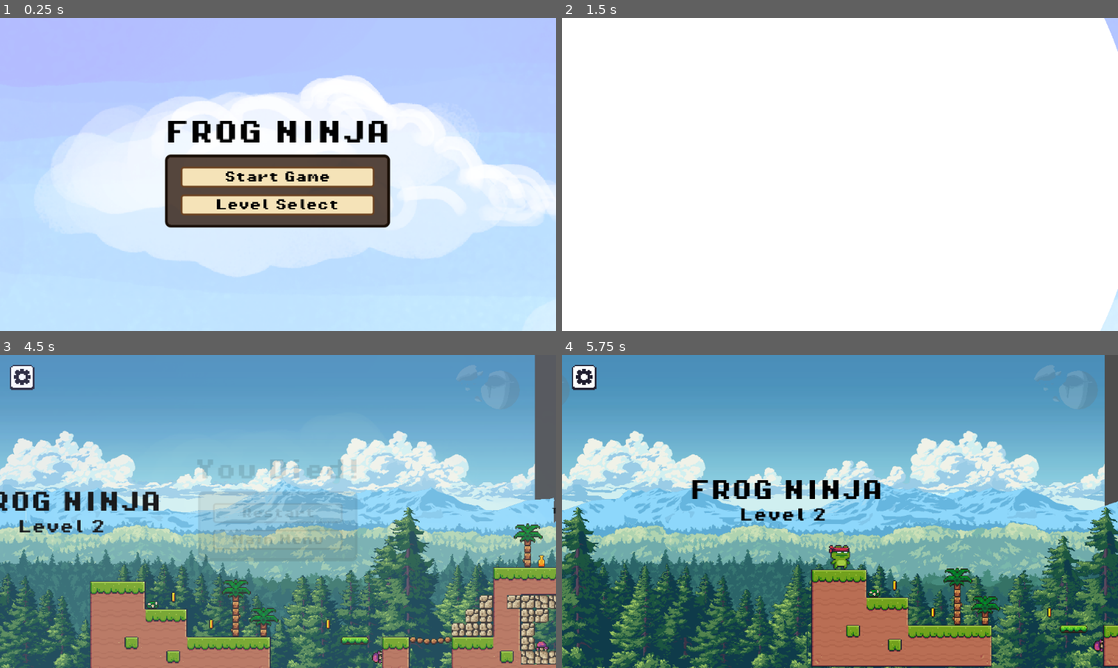
Above: before the commit, frames 1-4 (two rows, left to right).
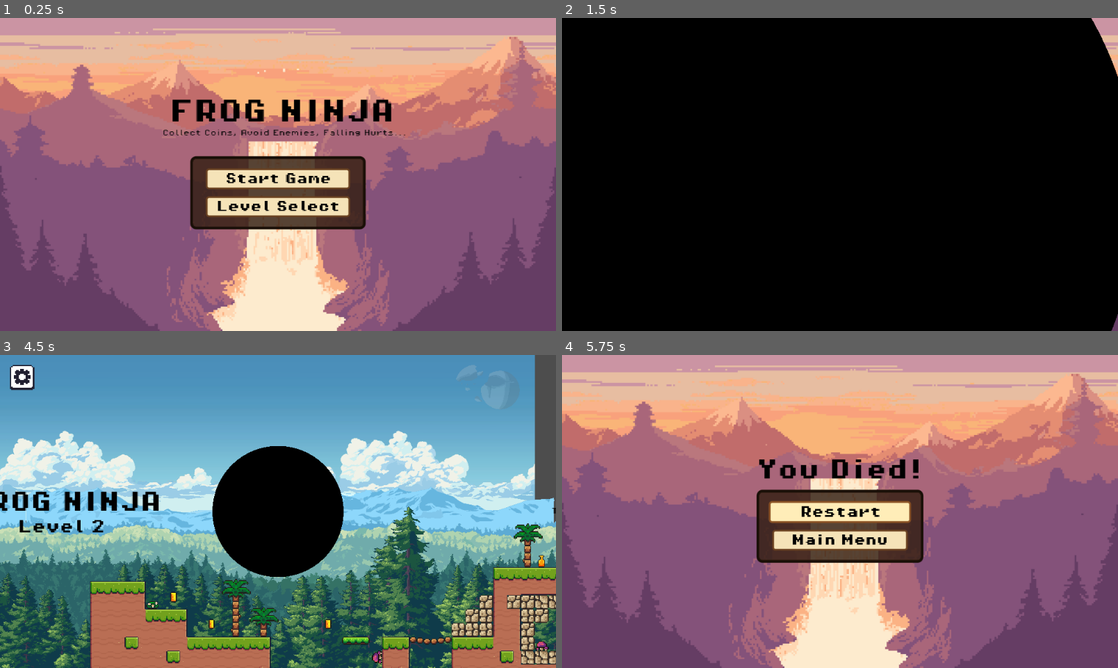
Above: after the commit, the same moments.

Repository: singhh-piyush/frog-ninja
Game: Godot game, scene res://scenes/MainMenu.tscn
Two runs of this game, one before a commit and one after it. Both use one fixed random seed, a clock stepped at 60 frames per second and the inputs below.
Inputs (mouse positions are in pixels of both pictures, inside the frame that each line leads up to; where the layout moved, square brackets give the same spot in the first picture):
- Up to frame 1 (0.25 s): no input
- Up to frame 2 (1.5 s): click "Level Select" at 0.5 s; click (778, 196) [778, 171] at 1.25 s
- Up to frame 3 (4.5 s): move the mouse to (400, 495) at 2.02 s; hold Right (move_right) 2.03-3.53 s; tap Space (jump) at 2.27, 3.02 s; move the mouse to (166, 527) at 2.77 s; move the mouse to (333, 442) at 3.52 s; hold Left (move_left) 3.53-4.28 s; move the mouse to (250, 574) at 4.27 s; hold Right (move_right) from 4.28 s (still down)
- Up to frame 4 (5.75 s): tap Space (jump) at 4.52 s; release Right (move_right) at 5 s; click "Restart" at 5 s

The runs differ from the first frame. In frame 1, 97% of the frame differs, in the area x 0-100%, y 0-100%; in frame 2, 100%; in frame 3, 14%; in frame 4, 100%.

Commit message:
animated background, centered text, updated scene animations

Diff:
--- a/scenes/DeathScreen.tscn
+++ b/scenes/DeathScreen.tscn
@@ -1,9 +1,10 @@
-[gd_scene load_steps=5 format=3 uid="uid://c2vcxm00jjxtg"]
+[gd_scene load_steps=6 format=3 uid="uid://c2vcxm00jjxtg"]
 
 [ext_resource type="Script" path="res://scripts/death_screen.gd" id="1_ds"]
 [ext_resource type="Script" path="res://scripts/hover_button.gd" id="2_hover"]
 [ext_resource type="Theme" path="res://ui/menu_theme.tres" id="3_theme"]
-[ext_resource type="Texture2D" uid="uid://y4wh27gnb1mn" path="res://assets/background0.png" id="4_bg"]
+[ext_resource type="Texture2D" uid="uid://ce0lft4a7ca8j" path="res://assets/menu_bg/frame_00.png" id="4_bg"]
+[ext_resource type="Script" uid="uid://b027q26qwwa31" path="res://scripts/animated_bg.gd" id="5_abg"]
 
 [node name="DeathScreen" type="CanvasLayer"]
 process_mode = 3
@@ -20,6 +21,7 @@
 anchor_bottom = 1.0
 texture = ExtResource("4_bg")
 stretch_mode = 6
+script = ExtResource("5_abg")
 
 [node name="Center" type="CenterContainer" parent="Root"]
 anchor_right = 1.0
@@ -35,6 +37,7 @@
 theme_override_font_sizes/font_size = 24
 text = "You Died!"
 horizontal_alignment = 1
+size_flags_horizontal = 4
 
 [node name="Card" type="PanelContainer" parent="Root/Center/Layout"]
 layout_mode = 2
--- a/scenes/LevelComplete.tscn
+++ b/scenes/LevelComplete.tscn
@@ -1,9 +1,10 @@
-[gd_scene load_steps=5 format=3 uid="uid://dlvcmp1q0wn01"]
+[gd_scene load_steps=6 format=3 uid="uid://dlvcmp1q0wn01"]
 
 [ext_resource type="Script" path="res://scripts/level_complete.gd" id="1_lc"]
 [ext_resource type="Script" path="res://scripts/hover_button.gd" id="2_hover"]
 [ext_resource type="Theme" path="res://ui/menu_theme.tres" id="3_theme"]
-[ext_resource type="Texture2D" uid="uid://y4wh27gnb1mn" path="res://assets/background0.png" id="4_bg"]
+[ext_resource type="Texture2D" uid="uid://ce0lft4a7ca8j" path="res://assets/menu_bg/frame_00.png" id="4_bg"]
+[ext_resource type="Script" uid="uid://b027q26qwwa31" path="res://scripts/animated_bg.gd" id="5_abg"]
 
 [node name="LevelComplete" type="CanvasLayer"]
 process_mode = 3
@@ -20,6 +21,7 @@
 anchor_bottom = 1.0
 texture = ExtResource("4_bg")
 stretch_mode = 6
+script = ExtResource("5_abg")
 
 [node name="Center" type="CenterContainer" parent="Root"]
 anchor_right = 1.0
@@ -35,6 +37,7 @@
 theme_override_font_sizes/font_size = 18
 text = "Level Complete!"
 horizontal_alignment = 1
+size_flags_horizontal = 4
 
 [node name="CoinsLabel" type="Label" parent="Root/Center/Layout"]
 unique_name_in_owner = true
@@ -42,6 +45,7 @@
 theme_override_font_sizes/font_size = 13
 text = "Coins collected: 0"
 horizontal_alignment = 1
+size_flags_horizontal = 4
 
 [node name="Card" type="PanelContainer" parent="Root/Center/Layout"]
 layout_mode = 2
--- a/scenes/MainMenu.tscn
+++ b/scenes/MainMenu.tscn
@@ -1,111 +1,124 @@
-[gd_scene load_steps=11 format=3 uid="uid://c0mainmenu0001"]
+[gd_scene format=3 uid="uid://uhmiacmb50to"]
 
-[ext_resource type="Script" path="res://scripts/main_menu.gd" id="1_mm"]
-[ext_resource type="Script" path="res://scripts/hover_button.gd" id="2_hover"]
-[ext_resource type="Theme" path="res://ui/menu_theme.tres" id="3_theme"]
-[ext_resource type="Texture2D" uid="uid://y4wh27gnb1mn" path="res://assets/background0.png" id="4_bg"]
+[ext_resource type="Script" uid="uid://dxbxsmcydtoxw" path="res://scripts/main_menu.gd" id="1_mm"]
+[ext_resource type="Script" uid="uid://c00aio8sdccl7" path="res://scripts/hover_button.gd" id="2_hover"]
+[ext_resource type="Theme" uid="uid://c2ukhtvp2v2cg" path="res://ui/menu_theme.tres" id="3_theme"]
+[ext_resource type="Texture2D" uid="uid://ce0lft4a7ca8j" path="res://assets/menu_bg/frame_00.png" id="4_bg"]
 [ext_resource type="Texture2D" uid="uid://cmsadsesv7hur" path="res://assets/Free/Menu/Levels/01.png" id="8_l1"]
 [ext_resource type="Texture2D" uid="uid://b1rw8ixxgatr3" path="res://assets/Free/Menu/Levels/02.png" id="9_l2"]
 [ext_resource type="Texture2D" uid="uid://cpci72sm3d6w2" path="res://assets/Free/Menu/Levels/03.png" id="10_l3"]
+[ext_resource type="FontFile" uid="uid://bonf7w1c6t8ym" path="res://assets/brackeys_platformer_assets/fonts/PixelOperator8.ttf" id="11_bky6r"]
 [ext_resource type="Texture2D" uid="uid://c6fqemmajs7as" path="res://assets/Free/Menu/Levels/04.png" id="11_l4"]
+[ext_resource type="FontFile" uid="uid://cgxwkt66bdw2" path="res://assets/brackeys_platformer_assets/fonts/PixelOperator8-Bold.ttf" id="12_l4mxc"]
 [ext_resource type="Texture2D" uid="uid://cgr7r7pno4xlr" path="res://assets/Free/Menu/Levels/05.png" id="12_l5"]
 [ext_resource type="Texture2D" uid="uid://cx6h833sjvsg7" path="res://assets/Free/Menu/Levels/06.png" id="13_l6"]
+[ext_resource type="Script" uid="uid://b027q26qwwa31" path="res://scripts/animated_bg.gd" id="14_abg"]
 
-[node name="MainMenu" type="Control"]
+[node name="MainMenu" type="Control" unique_id=356263982]
 layout_mode = 3
 anchors_preset = 15
 anchor_right = 1.0
 anchor_bottom = 1.0
+grow_horizontal = 2
+grow_vertical = 2
 theme = ExtResource("3_theme")
 script = ExtResource("1_mm")
 
-[node name="Background" type="TextureRect" parent="."]
+[node name="Background" type="TextureRect" parent="." unique_id=1197483828]
 texture_filter = 1
+layout_mode = 1
+anchors_preset = 15
 anchor_right = 1.0
 anchor_bottom = 1.0
+grow_horizontal = 2
+grow_vertical = 2
 texture = ExtResource("4_bg")
 stretch_mode = 6
+script = ExtResource("14_abg")
 
-[node name="MainPanel" type="CenterContainer" parent="."]
+[node name="MainPanel" type="CenterContainer" parent="." unique_id=995480174]
+layout_mode = 1
+anchors_preset = 15
 anchor_right = 1.0
 anchor_bottom = 1.0
+offset_top = 21.0
+offset_bottom = 21.0
+grow_horizontal = 2
+grow_vertical = 2
 
-[node name="Layout" type="VBoxContainer" parent="MainPanel"]
+[node name="Layout" type="VBoxContainer" parent="MainPanel" unique_id=1994947117]
 layout_mode = 2
 theme_override_constants/separation = 10
 alignment = 1
 
-[node name="TitleLabel" type="Label" parent="MainPanel/Layout"]
-layout_mode = 2
-theme_override_font_sizes/font_size = 28
-text = "FROG NINJA"
-horizontal_alignment = 1
-
-[node name="Card" type="PanelContainer" parent="MainPanel/Layout"]
+[node name="Card" type="PanelContainer" parent="MainPanel/Layout" unique_id=443391295]
 layout_mode = 2
 
-[node name="VBox" type="VBoxContainer" parent="MainPanel/Layout/Card"]
+[node name="VBox" type="VBoxContainer" parent="MainPanel/Layout/Card" unique_id=728578355]
+custom_minimum_size = Vector2(160, 0)
 layout_mode = 2
-custom_minimum_size = Vector2(160, 0)
 theme_override_constants/separation = 8
 alignment = 1
 
-[node name="StartButton" type="Button" parent="MainPanel/Layout/Card/VBox"]
+[node name="StartButton" type="Button" parent="MainPanel/Layout/Card/VBox" unique_id=226922066]
 layout_mode = 2
 text = "Start Game"
-alignment = 1
 script = ExtResource("2_hover")
 
-[node name="LevelSelectButton" type="Button" parent="MainPanel/Layout/Card/VBox"]
+[node name="LevelSelectButton" type="Button" parent="MainPanel/Layout/Card/VBox" unique_id=612987465]
 layout_mode = 2
 text = "Level Select"
-alignment = 1
 script = ExtResource("2_hover")
 
-[node name="LevelSelectPanel" type="CenterContainer" parent="."]
-visible = false
+[node name="LevelSelectPanel" type="CenterContainer" parent="." unique_id=1109420401]
+layout_mode = 1
+anchors_preset = 15
 anchor_right = 1.0
 anchor_bottom = 1.0
+offset_top = 29.0
+offset_bottom = 29.0
+grow_horizontal = 2
+grow_vertical = 2
 
-[node name="Layout" type="VBoxContainer" parent="LevelSelectPanel"]
+[node name="Layout" type="VBoxContainer" parent="LevelSelectPanel" unique_id=1768955033]
 layout_mode = 2
 theme_override_constants/separation = 10
 alignment = 1
 
-[node name="SelectTitle" type="Label" parent="LevelSelectPanel/Layout"]
+[node name="SelectTitle" type="Label" parent="LevelSelectPanel/Layout" unique_id=1253035949]
 layout_mode = 2
 theme_override_font_sizes/font_size = 16
 text = "SELECT LEVEL"
 horizontal_alignment = 1
 
-[node name="Card" type="PanelContainer" parent="LevelSelectPanel/Layout"]
+[node name="Card" type="PanelContainer" parent="LevelSelectPanel/Layout" unique_id=1123537747]
 layout_mode = 2
 
-[node name="VBox" type="VBoxContainer" parent="LevelSelectPanel/Layout/Card"]
+[node name="VBox" type="VBoxContainer" parent="LevelSelectPanel/Layout/Card" unique_id=832266837]
 layout_mode = 2
 theme_override_constants/separation = 12
 alignment = 1
 
-[node name="Tiles" type="HBoxContainer" parent="LevelSelectPanel/Layout/Card/VBox"]
+[node name="Tiles" type="HBoxContainer" parent="LevelSelectPanel/Layout/Card/VBox" unique_id=847483648]
 layout_mode = 2
 theme_override_constants/separation = 8
 alignment = 1
 
-[node name="Level1" type="Button" parent="LevelSelectPanel/Layout/Card/VBox/Tiles"]
+[node name="Level1" type="Button" parent="LevelSelectPanel/Layout/Card/VBox/Tiles" unique_id=353180629]
 custom_minimum_size = Vector2(40, 36)
 layout_mode = 2
 icon = ExtResource("8_l1")
 expand_icon = true
 script = ExtResource("2_hover")
 
-[node name="Level2" type="Button" parent="LevelSelectPanel/Layout/Card/VBox/Tiles"]
+[node name="Level2" type="Button" parent="LevelSelectPanel/Layout/Card/VBox/Tiles" unique_id=1841503029]
 custom_minimum_size = Vector2(40, 36)
 layout_mode = 2
 icon = ExtResource("9_l2")
 expand_icon = true
 script = ExtResource("2_hover")
 
-[node name="Locked3" type="Button" parent="LevelSelectPanel/Layout/Card/VBox/Tiles"]
+[node name="Locked3" type="Button" parent="LevelSelectPanel/Layout/Card/VBox/Tiles" unique_id=1677324055]
 modulate = Color(0.4, 0.4, 0.4, 1)
 custom_minimum_size = Vector2(40, 36)
 layout_mode = 2
@@ -113,7 +126,7 @@
 icon = ExtResource("10_l3")
 expand_icon = true
 
-[node name="Locked4" type="Button" parent="LevelSelectPanel/Layout/Card/VBox/Tiles"]
+[node name="Locked4" type="Button" parent="LevelSelectPanel/Layout/Card/VBox/Tiles" unique_id=105559220]
 modulate = Color(0.4, 0.4, 0.4, 1)
 custom_minimum_size = Vector2(40, 36)
 layout_mode = 2
@@ -121,7 +134,7 @@
 icon = ExtResource("11_l4")
 expand_icon = true
 
-[node name="Locked5" type="Button" parent="LevelSelectPanel/Layout/Card/VBox/Tiles"]
+[node name="Locked5" type="Button" parent="LevelSelectPanel/Layout/Card/VBox/Tiles" unique_id=201687788]
 modulate = Color(0.4, 0.4, 0.4, 1)
 custom_minimum_size = Vector2(40, 36)
 layout_mode = 2
@@ -129,7 +142,7 @@
 icon = ExtResource("12_l5")
 expand_icon = true
 
-[node name="Locked6" type="Button" parent="LevelSelectPanel/Layout/Card/VBox/Tiles"]
+[node name="Locked6" type="Button" parent="LevelSelectPanel/Layout/Card/VBox/Tiles" unique_id=129609555]
 modulate = Color(0.4, 0.4, 0.4, 1)
 custom_minimum_size = Vector2(40, 36)
 layout_mode = 2
@@ -137,12 +150,33 @@
 icon = ExtResource("13_l6")
 expand_icon = true
 
-[node name="BackButton" type="Button" parent="LevelSelectPanel/Layout/Card/VBox"]
+[node name="BackButton" type="Button" parent="LevelSelectPanel/Layout/Card/VBox" unique_id=1670603806]
 layout_mode = 2
 size_flags_horizontal = 4
 text = "Back"
-alignment = 1
 script = ExtResource("2_hover")
+
+[node name="Label4" type="Label" parent="." unique_id=707143477]
+layout_mode = 0
+offset_left = 187.0
+offset_top = 128.0
+offset_right = 471.0
+offset_bottom = 143.0
+theme_override_colors/font_color = Color(0.0142752, 0.0142752, 0.0142752, 1)
+theme_override_fonts/font = ExtResource("11_bky6r")
+theme_override_font_sizes/font_size = 8
+text = "Collect Coins, Avoid Enemies, Falling Hurts..."
+
+[node name="Label2" type="Label" parent="." unique_id=1673966280]
+layout_mode = 0
+offset_left = 195.0
+offset_top = 94.0
+offset_right = 468.0
+offset_bottom = 127.0
+theme_override_colors/font_color = Color(0, 0, 0, 1)
+theme_override_fonts/font = ExtResource("12_l4mxc")
+theme_override_font_sizes/font_size = 28
+text = "FROG NINJA "
 
 [connection signal="pressed" from="MainPanel/Layout/Card/VBox/StartButton" to="." method="_on_start_pressed"]
 [connection signal="pressed" from="MainPanel/Layout/Card/VBox/LevelSelectButton" to="." method="_on_level_select_pressed"]
--- a/scenes/PauseMenu.tscn
+++ b/scenes/PauseMenu.tscn
@@ -1,10 +1,11 @@
-[gd_scene load_steps=6 format=3 uid="uid://bgy3eferle3ts"]
+[gd_scene load_steps=7 format=3 uid="uid://bgy3eferle3ts"]
 
 [ext_resource type="Script" path="res://scripts/pause_menu.gd" id="1_pm"]
 [ext_resource type="Script" path="res://scripts/hover_button.gd" id="2_hover"]
 [ext_resource type="Theme" path="res://ui/menu_theme.tres" id="3_theme"]
 [ext_resource type="Texture2D" uid="uid://f3bysys1u46e" path="res://assets/Free/Menu/Buttons/Settings.png" id="4_settings"]
-[ext_resource type="Texture2D" uid="uid://y4wh27gnb1mn" path="res://assets/background0.png" id="5_bg"]
+[ext_resource type="Texture2D" uid="uid://ce0lft4a7ca8j" path="res://assets/menu_bg/frame_00.png" id="5_bg"]
+[ext_resource type="Script" uid="uid://b027q26qwwa31" path="res://scripts/animated_bg.gd" id="6_abg"]
 
 [node name="PauseMenu" type="CanvasLayer"]
 process_mode = 3
@@ -31,6 +32,7 @@
 anchor_bottom = 1.0
 texture = ExtResource("5_bg")
 stretch_mode = 6
+script = ExtResource("6_abg")
 
 [node name="Center" type="CenterContainer" parent="Overlay"]
 anchor_right = 1.0
--- a/scenes/WinScreen.tscn
+++ b/scenes/WinScreen.tscn
@@ -1,9 +1,10 @@
-[gd_scene load_steps=5 format=3 uid="uid://b8xqy1wn3vk20"]
+[gd_scene load_steps=6 format=3 uid="uid://b8xqy1wn3vk20"]
 
 [ext_resource type="Script" path="res://scripts/win_screen.gd" id="1_win"]
 [ext_resource type="Script" path="res://scripts/hover_button.gd" id="2_hover"]
 [ext_resource type="Theme" path="res://ui/menu_theme.tres" id="3_theme"]
-[ext_resource type="Texture2D" uid="uid://y4wh27gnb1mn" path="res://assets/background0.png" id="4_bg"]
+[ext_resource type="Texture2D" uid="uid://ce0lft4a7ca8j" path="res://assets/menu_bg/frame_00.png" id="4_bg"]
+[ext_resource type="Script" uid="uid://b027q26qwwa31" path="res://scripts/animated_bg.gd" id="5_abg"]
 
 [node name="WinScreen" type="Control"]
 layout_mode = 3
@@ -19,6 +20,7 @@
 anchor_bottom = 1.0
 texture = ExtResource("4_bg")
 stretch_mode = 6
+script = ExtResource("5_abg")
 
 [node name="Center" type="CenterContainer" parent="."]
 anchor_right = 1.0
@@ -34,6 +36,7 @@
 theme_override_font_sizes/font_size = 18
 text = "You Completed the Game!"
 horizontal_alignment = 1
+size_flags_horizontal = 4
 
 [node name="Card" type="PanelContainer" parent="Center/Layout"]
 layout_mode = 2
--- /dev/null
+++ b/scripts/animated_bg.gd
@@ -0,0 +1,33 @@
+extends TextureRect
+
+# Plays the menu background as an animated loop. Godot 4 can't import animated GIFs, so
+# assets/background.gif was coalesced into assets/menu_bg/frame_NN.png; this swaps the TextureRect's
+# texture through them at the GIF's native 10 fps. Attached to the background of every menu screen.
+# Overlay CanvasLayers run process_mode = ALWAYS (children inherit), so it animates while paused too.
+
+const FRAME_DIR := "res://assets/menu_bg/"
+const FPS := 10.0
+
+var frames: Array[Texture2D] = []
+var idx := 0
+var accum := 0.0
+
+func _ready() -> void:
+	var dir := DirAccess.open(FRAME_DIR)
+	if dir:
+		var names := dir.get_files()
+		names.sort()   # frame_00, frame_01, … in order
+		for n in names:
+			if n.begins_with("frame_") and n.ends_with(".png"):
+				frames.append(load(FRAME_DIR + n))
+	if not frames.is_empty():
+		texture = frames[0]
+
+func _process(delta: float) -> void:
+	if frames.size() < 2:
+		return
+	accum += delta
+	if accum >= 1.0 / FPS:
+		accum = 0.0
+		idx = (idx + 1) % frames.size()
+		texture = frames[idx]
--- a/scripts/death_screen.gd
+++ b/scripts/death_screen.gd
@@ -1,7 +1,4 @@
 extends CanvasLayer
-
-func _ready() -> void:
-	MenuAnim.open($Root, $Root/Center/Layout/Card)
 
 func _on_restart_pressed() -> void:
 	GameState.restart(get_viewport().get_mouse_position())
--- a/scripts/end.gd
+++ b/scripts/end.gd
@@ -14,6 +14,10 @@
 	$AnimatedSprite2D.play("pressed")
 	await $AnimatedSprite2D.animation_finished
 
+	# Iris to black, then show the level-complete popup over the paused level.
+	Transition.wipe(_show_level_complete)
+
+func _show_level_complete():
 	var gm = get_tree().get_first_node_in_group("game_manager")
 	var coins = gm.score if gm else 0
 
--- a/scripts/level_complete.gd
+++ b/scripts/level_complete.gd
@@ -1,9 +1,6 @@
 extends CanvasLayer
 
 @onready var coins_label = %CoinsLabel
-
-func _ready() -> void:
-	MenuAnim.open($Root, $Root/Center/Layout/Card)
 
 func set_coins(n: int) -> void:
 	coins_label.text = "Coins collected: %d" % n
--- a/scripts/pause_menu.gd
+++ b/scripts/pause_menu.gd
@@ -7,7 +7,6 @@
 var animating = false
 
 @onready var overlay = $Overlay
-@onready var overlay_content = $Overlay/Center/Layout/Card
 
 func _ready():
 	overlay.visible = false
@@ -27,18 +26,24 @@
 		_open()
 
 func _open():
+	animating = true
+	await Transition.wipe(_do_open, get_viewport().get_mouse_position())
+	animating = false
+
+func _do_open():
 	paused_by_me = true
 	get_tree().paused = true
 	overlay.visible = true
-	MenuAnim.open(overlay, overlay_content)
 
 func _close():
 	animating = true
-	await MenuAnim.close(overlay).finished
+	await Transition.wipe(_do_close, get_viewport().get_mouse_position())
+	animating = false
+
+func _do_close():
 	overlay.visible = false
-	animating = false
+	get_tree().paused = false
 	paused_by_me = false
-	get_tree().paused = false
 
 func _on_menu_button_pressed():
 	$MenuButton.bounce()
--- a/scripts/player.gd
+++ b/scripts/player.gd
@@ -96,8 +96,11 @@
 	play_animation("hit")
 	$Timer.start()
 
-# After the hit animation has played briefly, show the death/restart screen.
+# After the hit animation has played briefly, show the death/restart screen behind a circle wipe.
 func _on_timer_timeout():
+	Transition.wipe(_show_death_screen)
+
+func _show_death_screen():
 	var screen = preload("res://scenes/DeathScreen.tscn").instantiate()
 	get_tree().current_scene.add_child(screen)
 	get_tree().paused = true
--- a/scripts/transition.gd
+++ b/scripts/transition.gd
@@ -1,8 +1,10 @@
 extends CanvasLayer
 
-# Autoload "Transition": a full-screen white circle-wipe between scenes. The circle grows from the
-# click point until the screen is white (cover), the scene swaps, then an iris opens to reveal it.
+# Autoload "Transition": a full-screen black circle-wipe between scenes. The circle grows from the
+# click point until the screen is black (cover), the scene swaps, then an iris opens to reveal it.
 # Runs with process_mode = ALWAYS so the cover animation plays even when an overlay paused the tree.
+# `wipe()` reuses the same cover/reveal for in-scene pop-ups (pause menu, death, level complete):
+# it covers, runs a caller-supplied action (toggle visibility / spawn overlay / set paused), reveals.
 
 const DUR := 0.35
 const MAX_RADIUS := 2.2   # enough to cover the far corner even when the circle starts at an edge
@@ -39,6 +41,16 @@
 	await _reveal(center_px)
 	busy = false
 
+func wipe(action: Callable, center_px := Vector2(-1, -1)) -> void:
+	if busy:
+		return
+	busy = true
+	await _cover(center_px)
+	action.call()   # toggle overlay visibility / spawn pop-up / set get_tree().paused
+	await get_tree().process_frame
+	await _reveal(center_px)
+	busy = false
+
 func _uv(center_px: Vector2) -> Vector2:
 	var vp := get_viewport().get_visible_rect().size
 	if center_px.x < 0.0:
--- a/shaders/circle_wipe.gdshader
+++ b/shaders/circle_wipe.gdshader
@@ -1,7 +1,7 @@
 shader_type canvas_item;
 
-// White circle wipe. Cover: white fills inside a growing circle (screen goes white).
-// Reveal (invert=1): white fills OUTSIDE the circle, so a growing hole irises the scene back in.
+// Black circle wipe. Cover: black fills inside a growing circle (screen goes black).
+// Reveal (invert=1): black fills OUTSIDE the circle, so a growing hole irises the scene back in.
 // aspect = viewport width / height keeps the circle round on 16:9.
 
 uniform float radius = 0.0;
@@ -13,5 +13,5 @@
 	vec2 d = UV - center;
 	d.x *= aspect;
 	float inside = step(length(d), radius);
-	COLOR = vec4(1.0, 1.0, 1.0, mix(inside, 1.0 - inside, invert));
+	COLOR = vec4(0.0, 0.0, 0.0, mix(inside, 1.0 - inside, invert));
 }
Binary file added: assets/background.gif
Binary file added: assets/menu_bg/frame_00.png
Not shown, added: assets/menu_bg/frame_00.png.import
Binary file added: assets/menu_bg/frame_01.png
Not shown, added: assets/menu_bg/frame_01.png.import
Binary file added: assets/menu_bg/frame_02.png
Not shown, added: assets/menu_bg/frame_02.png.import
Binary file added: assets/menu_bg/frame_03.png
Not shown, added: assets/menu_bg/frame_03.png.import
Binary file added: assets/menu_bg/frame_04.png
Not shown, added: assets/menu_bg/frame_04.png.import
Binary file added: assets/menu_bg/frame_05.png
(and 22 more such lines)
